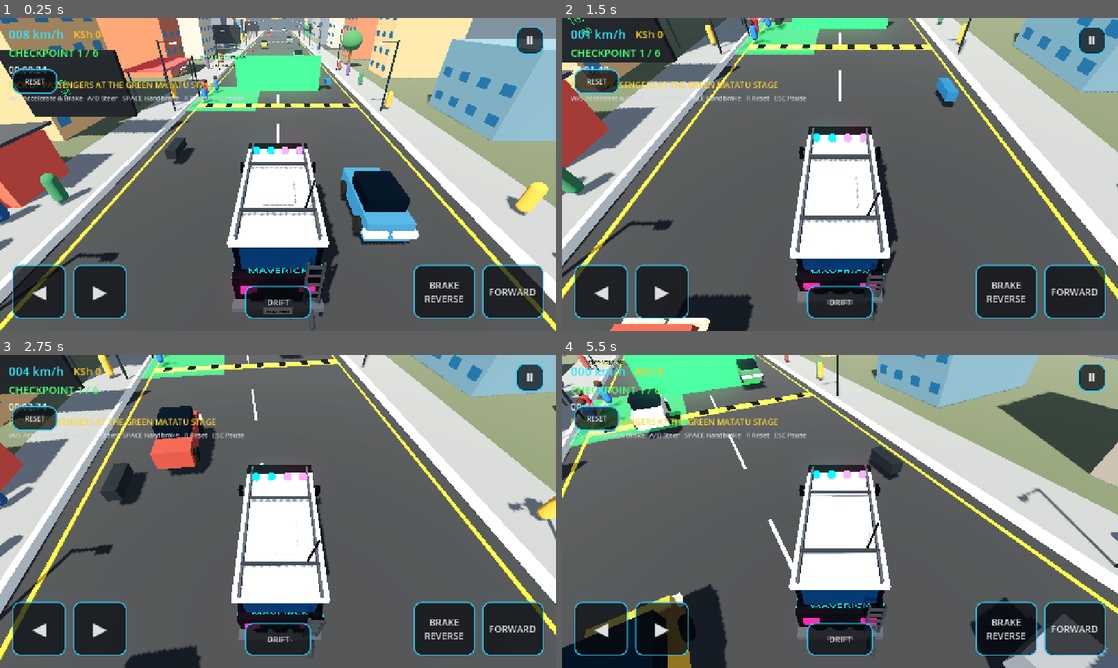
Above: before the commit, frames 1-4 (two rows, left to right).
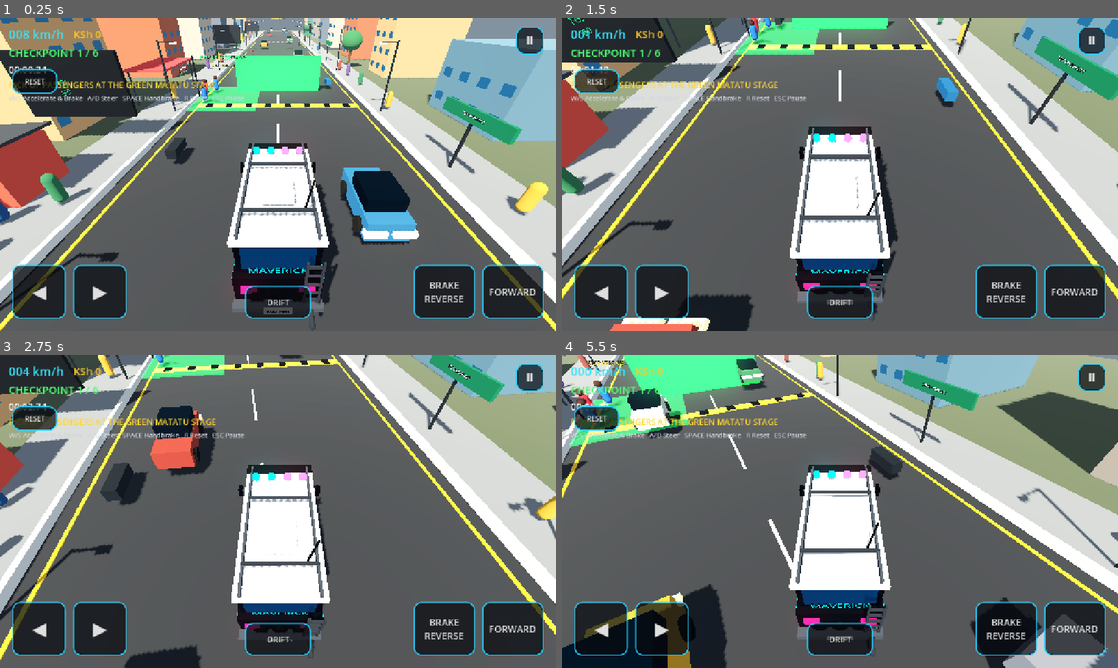
Above: after the commit, the same moments.

Repository: beathubonline-arch/Matatu-Mayhem
Game: Godot game, scene res://scenes/main/Main.tscn
Two runs of this game, one before a commit and one after it. Both use one fixed random seed, a clock stepped at 60 frames per second and the inputs below.
Inputs (mouse positions are in pixels of both pictures, inside the frame that each line leads up to):
- Up to frame 1 (0.25 s): no input
- Up to frame 2 (1.5 s): move the mouse to (962, 158) at 0.52 s; hold D (steer_right) 0.53-1.28 s; hold N (radio_next) 0.53-1.28 s; click (962, 158) at 0.67 s; move the mouse to (728, 190) at 1.27 s; hold S (brake) from 1.28 s (still down); tap M (radio_toggle) at 1.35 s
- Up to frame 3 (2.75 s): move the mouse to (333, 442) at 2.02 s; release S (brake) at 2.03 s; hold D (steer_right) from 2.03 s (still down); hold N (radio_next) from 2.03 s (still down)
- Up to frame 4 (5.5 s): move the mouse to (812, 574) at 2.77 s; release D (steer_right) at 2.78 s; release N (radio_next) at 2.78 s; hold W (accelerate) 2.78-3.53 s; tap M (radio_toggle) at 2.85, 4.35 s; click (812, 574) at 2.92 s; move the mouse to (1006, 558) at 3.52 s; hold N (radio_next) 3.53-4.28 s; hold A (steer_left) 3.53-5.03 s; move the mouse to (673, 464) at 4.27 s; move the mouse to (867, 511) at 5.02 s; hold S (brake) from 5.03 s (still down); hold N (radio_next) from 5.03 s (still down); click (867, 511) at 5.17 s

The runs differ from the first frame. In frame 1, 1.1% of the frame differs, in the area x 53-94%, y 2-50%; in frame 2, 1.6%, in the area x 80-100%, y 6-37%; in frame 3, 1.1%; in frame 4, 1.0%.

Commit message:
Add Nairobi CBD street identity layer

Diff:
--- a/scripts/environment/NairobiTestMap.gd
+++ b/scripts/environment/NairobiTestMap.gd
@@ -15,6 +15,7 @@
 	_build_intersection()
 	_build_roadside_detail()
 	_build_traffic_infrastructure()
+	_build_cbd_identity()
 
 func _mat(color: Color, emission: Color = Color.TRANSPARENT, roughness: float = 0.75, metallic: float = 0.0) -> StandardMaterial3D:
 	var material := StandardMaterial3D.new()
@@ -282,3 +283,25 @@
 	label.pixel_size = pixel_size_value
 	label.font_size = font_size_value
 	add_child(label)
+
+func _build_cbd_identity() -> void:
+	# Street identity is inspired by real CBD names, while geometry remains a
+	# gameplay interpretation until verified GIS/scan geometry is integrated.
+	var sign_green := _mat(Color("176b48"), Color.TRANSPARENT, 0.55, 0.15)
+	var pole := _mat(Color("31363b"), Color.TRANSPARENT, 0.45, 0.65)
+	var signs: Array[Dictionary] = [
+		{"z": 70.0, "text": "TOM MBOYA STREET"},
+		{"z": 28.0, "text": "KENNETH MATIBA ROAD"},
+		{"z": -18.0, "text": "RONALD NGALA STREET"},
+		{"z": -62.0, "text": "LATEMA ROAD"}
+	]
+	for data in signs:
+		var z_value := float(data["z"])
+		var post := Node3D.new()
+		post.name = "CBDStreetSign"
+		post.position = Vector3(10.2, 0.3, z_value)
+		add_child(post)
+		_mesh_box("Post", Vector3(0.12, 3.3, 0.12), Vector3(0.0, 1.65, 0.0), pole, post)
+		_mesh_box("Board", Vector3(0.18, 0.72, 4.9), Vector3(0.0, 3.1, 0.0), sign_green, post)
+		_add_label("StreetName", str(data["text"]), Vector3(10.08, 3.4, z_value), Vector3(0.0, 90.0, 0.0), Color.WHITE, 0.005, 34)
+	_add_label("CBDMarker", "NAIROBI CBD • MATATU MAYHEM", Vector3(-9.1, 5.4, 86.0), Vector3(0.0, -90.0, 0.0), Color("ffd34d"), 0.006, 42)
